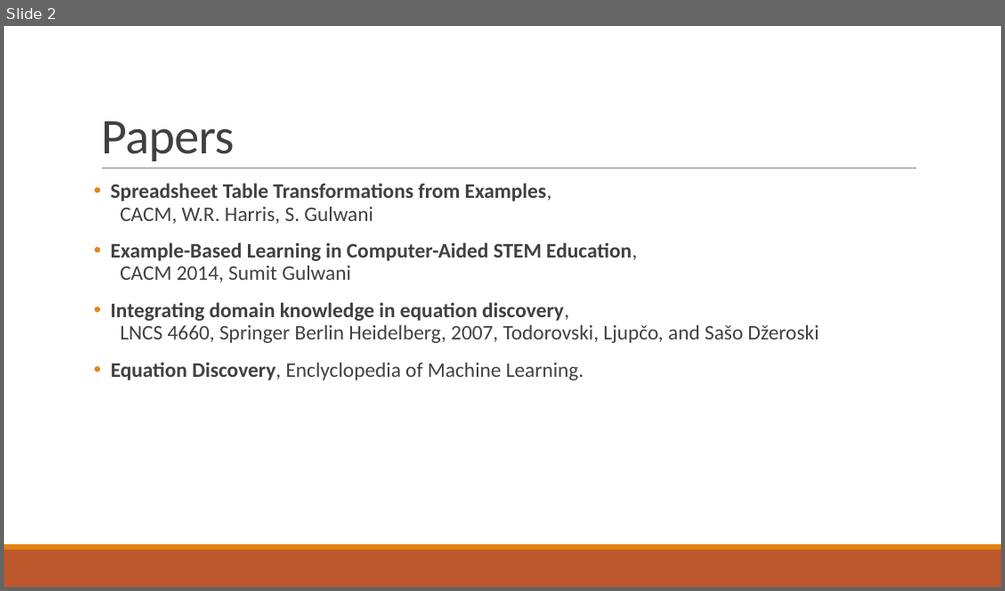
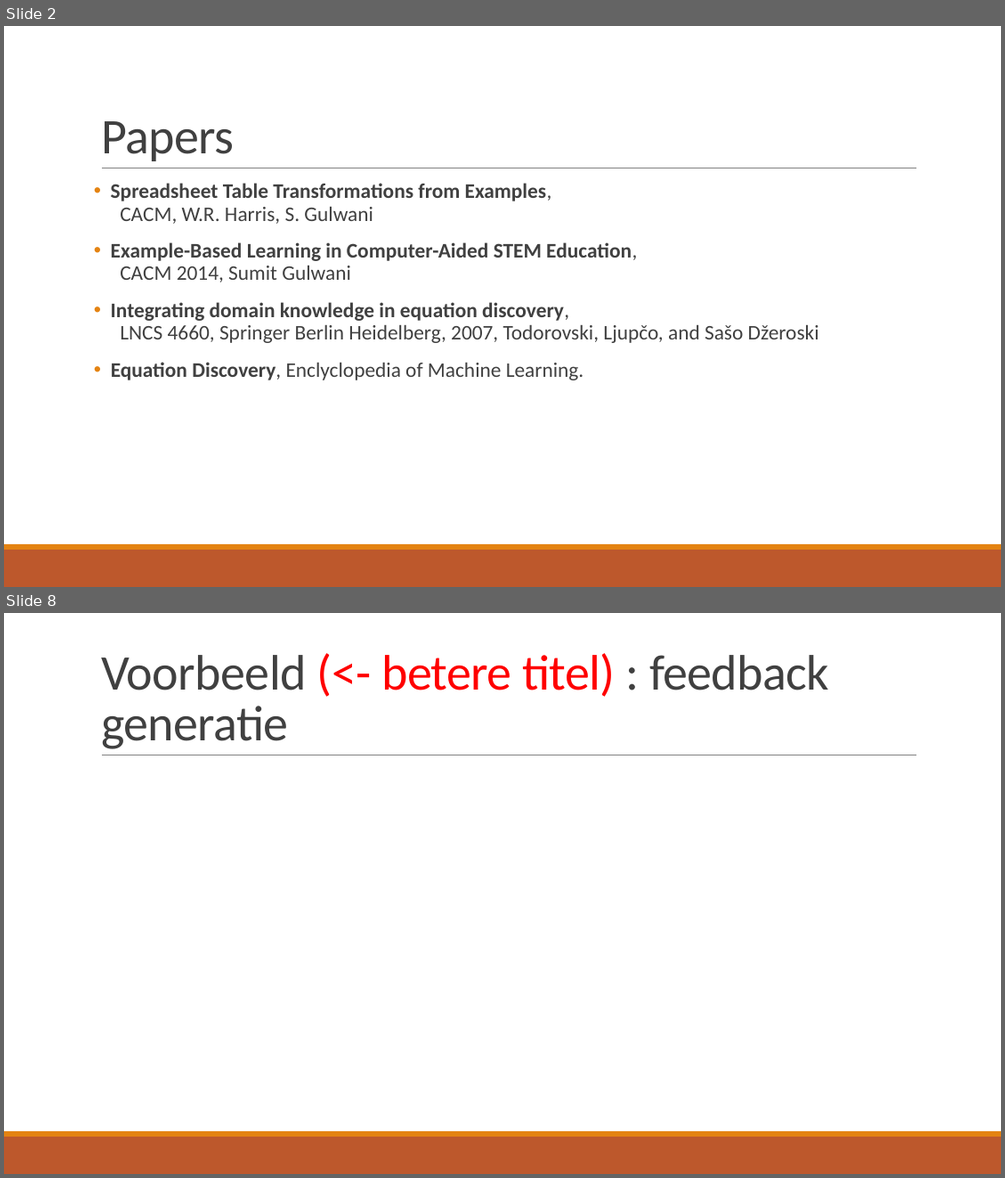
Before and after one commit to TomDeGroote/Bachelorproef, a slide deck: Opdracht 2/Literatuurstudie.pptx. Shown one above the other, each under a label of ours: slide 2 before the commit, slides 2 and 8 after it; the slides between them are not shown. The pictures are 1005x591 and 1005x1178 pixels, drawn with LibreOffice and Linux fonts; fonts in the diff are those of the drawing. Boxes give left, top, right and bottom in pixels: in the first picture for what was removed or moved away, otherwise in the second. Text is boxed around its words. In the diff, an @@ line names an element or a change of style, - is before the commit and + after.

```diff
--- a/Opdracht 2/Literatuurstudie.pptx
+++ b/Opdracht 2/Literatuurstudie.pptx
@@ slide 8 added at (x1=4, y1=613, x2=1001, y2=1174), background #FFFFFF; not listed: 3 template elements that a slide beside it also shows @@
@@ title added at (x1=101, y1=653, x2=829, y2=749), 48 pt, text #404040 @@
+Voorbeeld (<- betere titel) : feedback generatie
```
Also in this commit, not shown: 1 slide changed, 23 other slides added.
